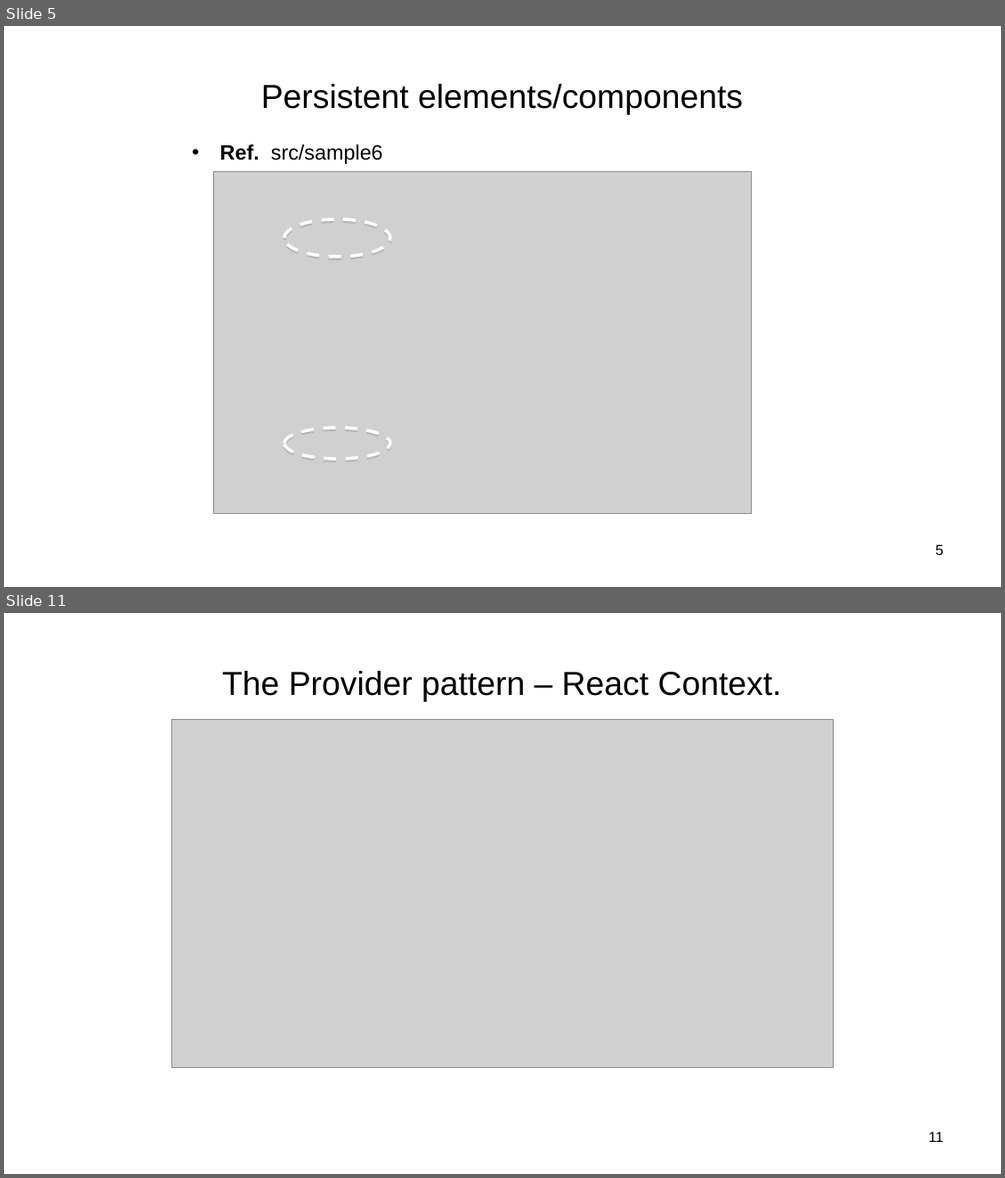
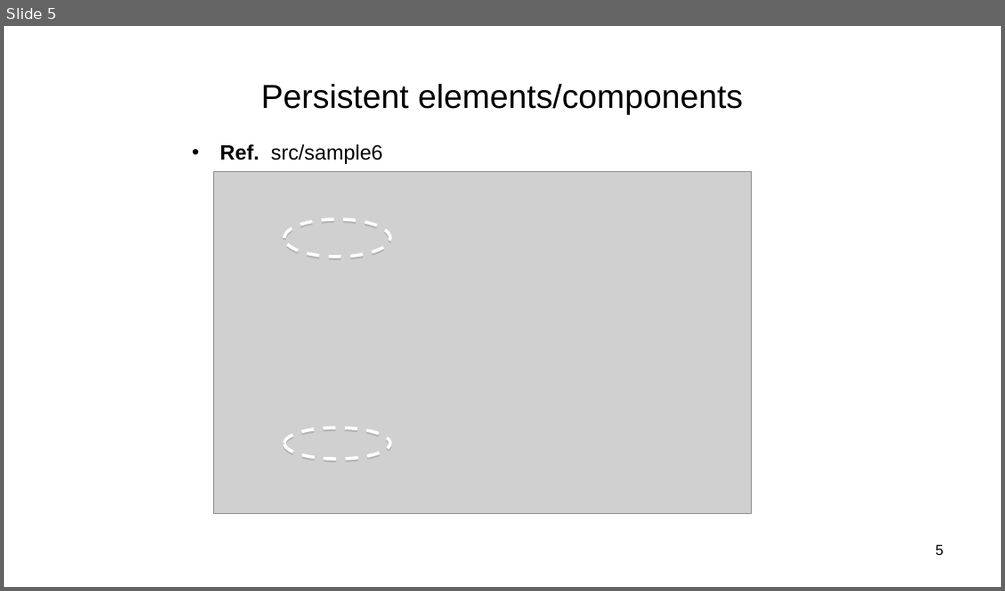
Before and after one commit to wit-hdip-comp-sci-2024/full-stack-2, a slide deck: topic-5/talk-1/ReactJS_05.ppt. Shown one above the other, each under a label of ours: slides 5 and 11 before the commit, slide 5 after it; the slides between them are not shown. The pictures are 1005x1178 and 1005x591 pixels, drawn with LibreOffice and Linux fonts; fonts in the diff are those of the drawing; grey boxes stand for pictures. Boxes give left, top, right and bottom in pixels: in the first picture for what was removed or moved away, otherwise in the second. Text is boxed around its words. In the diff, an @@ line names an element or a change of style, - is before the commit and + after.

```diff
--- a/topic-5/talk-1/ReactJS_05.ppt
+++ b/topic-5/talk-1/ReactJS_05.ppt
@@ slide 11 removed at (x1=4, y1=613, x2=1001, y2=1174), background #FFFFFF @@
@@ title removed at (x1=222, y1=671, x2=782, y2=702) @@
-The Provider pattern – React Context.
@@ picture removed at (x1=171, y1=719, x2=833, y2=1067) @@
@@ page number removed at (x1=929, y1=1131, x2=944, y2=1142) @@
-11
```
Also in this commit, not shown: 2 slides changed, 19 other slides removed, 28 other files.
